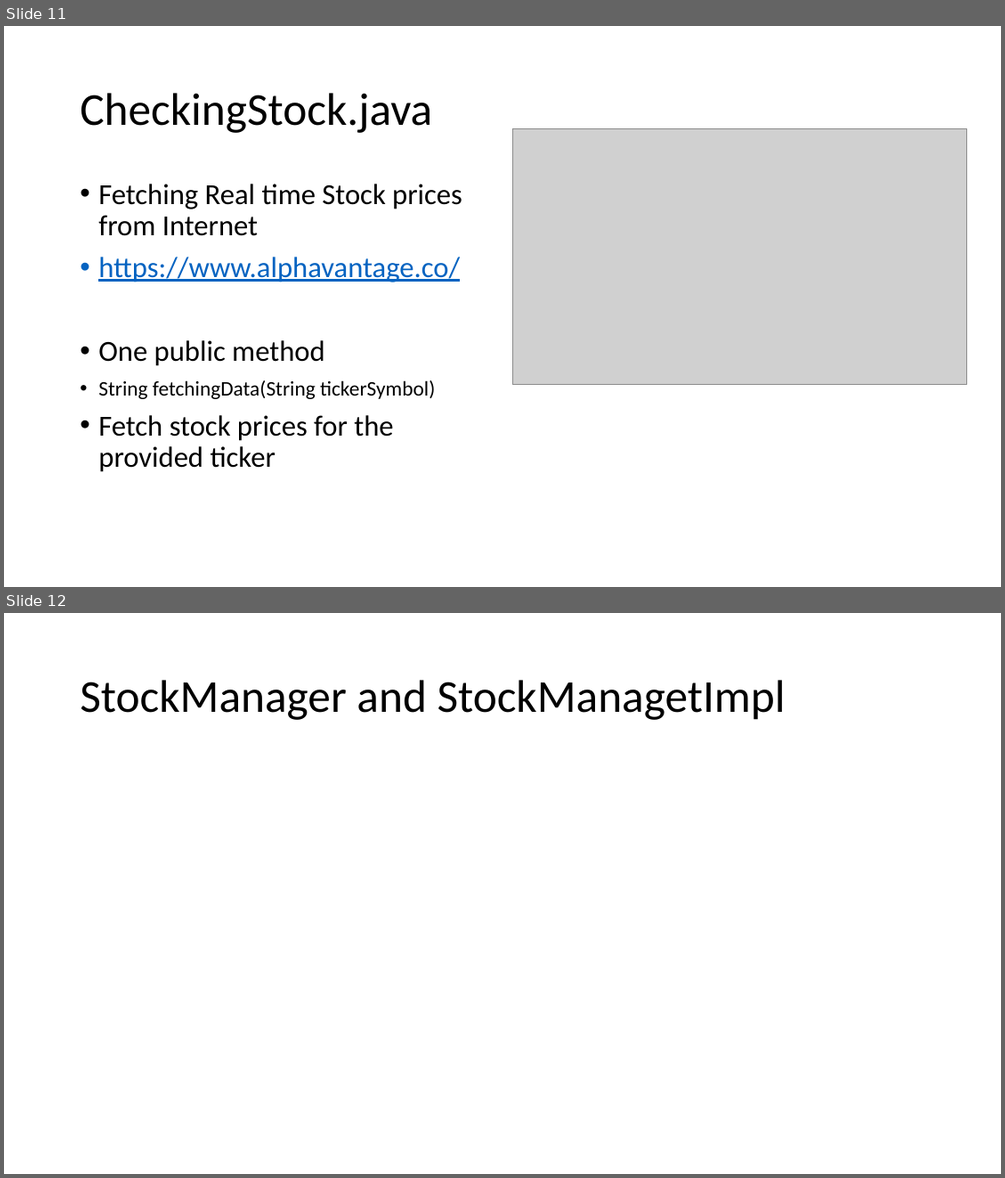
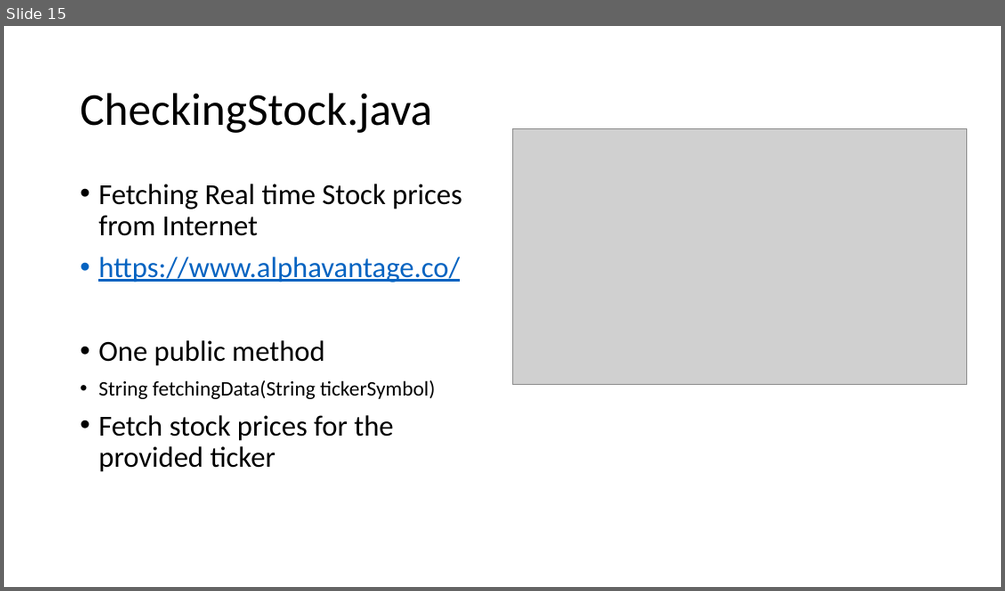
Before and after one commit to lxhq/StockExercise, a slide deck: Demo_week1.pptx. Shown one above the other, each under a label of ours: slides 11 and 12 before the commit, slide 15 after it. The pictures are 1005x1178 and 1005x591 pixels, drawn with LibreOffice and Linux fonts; fonts in the diff are those of the drawing; grey boxes stand for pictures. Boxes give left, top, right and bottom in pixels: in the first picture for what was removed or moved away, otherwise in the second. Text is boxed around its words. In the diff, an @@ line names an element or a change of style, - is before the commit and + after.

```diff
--- a/Demo_week1.pptx
+++ b/Demo_week1.pptx
@@ slide 12 removed at (x1=4, y1=613, x2=1001, y2=1174), background #FFFFFF @@
@@ title removed at (x1=80, y1=680, x2=785, y2=720) @@
-StockManager and StockManagetImpl
@@ what was slide 11 is now slide 15 @@
```
Also in this commit, not shown: 6 slides changed, 7 slides added, 4 other files.
